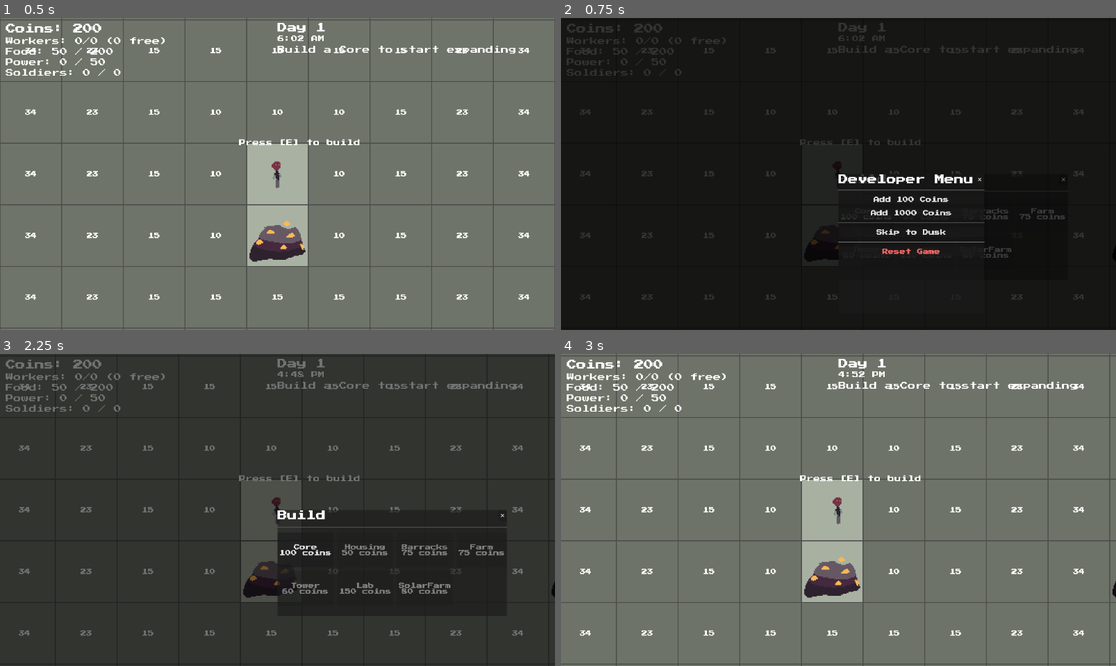
Above: before the commit, frames 1-4 (two rows, left to right).
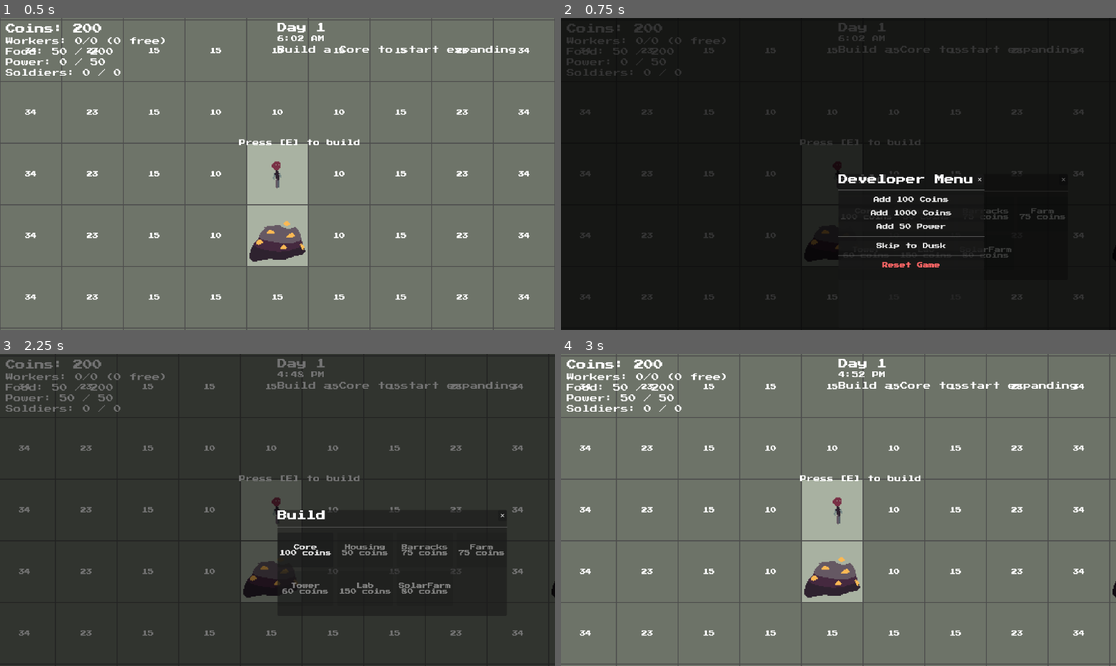
Above: after the commit, the same moments.

Repository: alecray/base-defense-game
Game: Godot game, scene res://scenes/main.tscn
The game is run twice, just before and just after one commit, with the same random seed, the same clock (stepped at 60 frames per second) and the same inputs.
Inputs (mouse positions are in pixels of both pictures, inside the frame that each line leads up to):
- Up to frame 1 (0.5 s): no input
- Up to frame 2 (0.75 s): tap E at 0.5 s; move the mouse to (960, 158) at 0.52 s; hold D from 0.53 s (still down); tap U at 0.6 s; click (960, 158) at 0.67 s
- Up to frame 3 (2.25 s): release D at 1.25 s; click (349, 563) at 1.25 s, where only the run after the commit has a clickable "Add 50 Power"; click "Skip to Dusk" at 2 s
- Up to frame 4 (3 s): click "✕" at 2.75 s

Frame 1 is identical in both runs. In frame 2, 0.8% of the frame differs, in the area x 49-77%, y 65-80%; in frame 3, less than 0.1%; in frame 4, 0.1%.

Commit message:
Add 'Add 50 Power' button to dev menu
Co-Authored-By: Claude Sonnet 4.6 <noreply@anthropic.com>

Diff:
--- a/scripts/dev_menu.gd
+++ b/scripts/dev_menu.gd
@@ -19,7 +19,7 @@
 
 	var panel: PanelContainer = PanelContainer.new()
 	panel.set_anchors_and_offsets_preset(Control.PRESET_CENTER)
-	panel.custom_minimum_size = Vector2(260.0, 290.0)
+	panel.custom_minimum_size = Vector2(260.0, 320.0)
 	root.add_child(panel)
 
 	var vbox: VBoxContainer = VBoxContainer.new()
@@ -52,6 +52,11 @@
 	add_1000.text = "Add 1000 Coins"
 	add_1000.pressed.connect(func() -> void: GameState.add_coins(1000))
 	vbox.add_child(add_1000)
+
+	var add_power: Button = Button.new()
+	add_power.text = "Add 50 Power"
+	add_power.pressed.connect(func() -> void: GameState.add_power(50))
+	vbox.add_child(add_power)
 
 	var sep2: HSeparator = HSeparator.new()
 	vbox.add_child(sep2)
